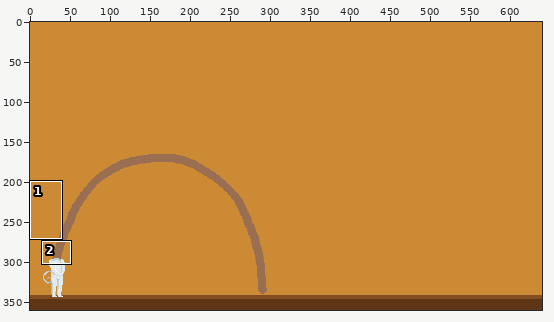
Two states of a pixel-art file, animations-dev/micca-jump-dev.aseprite. The first picture is a wide view before the edit; the outline marks the close-up.
Close-up. Earlier state:
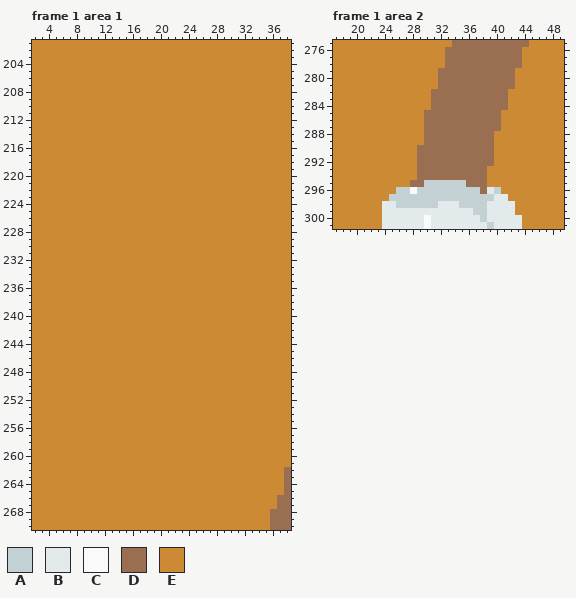
640x360 pixels, 12 frames. Shown: frame 1 area 1: x 2..38, y 201..270; frame 1 area 2: x 17..49, y 275..301. The commit also changed other frames or places, which this record leaves out.
Visible layers, top first: "micca-peaceful-side/right leg", "micca-peaceful-side/right arm", "micca-peaceful-side/body", "micca-peaceful-side/left arm", "micca-peaceful-side/left leg", "micca-peaceful-side/tail", "PARABOLA" opacity 30%, "background Copy".
Palette (. is transparent): A #c3d1d4  B #e3eaeb  C #f9fbfa  D #9a6e50  E #cd8a34
Pixels before, frame 1 area 1 (only the part around the change), first column x 2:
201 EEEEEEEEEEEEEEEEEEEEEEEEEEEEEEEEEEEEE
202 EEEEEEEEEEEEEEEEEEEEEEEEEEEEEEEEEEEEE
203 EEEEEEEEEEEEEEEEEEEEEEEEEEEEEEEEEEEEE
204 EEEEEEEEEEEEEEEEEEEEEEEEEEEEEEEEEEEEE
205 EEEEEEEEEEEEEEEEEEEEEEEEEEEEEEEEEEEEE
206 EEEEEEEEEEEEEEEEEEEEEEEEEEEEEEEEEEEEE
207 EEEEEEEEEEEEEEEEEEEEEEEEEEEEEEEEEEEEE
208 EEEEEEEEEEEEEEEEEEEEEEEEEEEEEEEEEEEEE
209 EEEEEEEEEEEEEEEEEEEEEEEEEEEEEEEEEEEEE
210 EEEEEEEEEEEEEEEEEEEEEEEEEEEEEEEEEEEEE
211 EEEEEEEEEEEEEEEEEEEEEEEEEEEEEEEEEEEEE
212 EEEEEEEEEEEEEEEEEEEEEEEEEEEEEEEEEEEEE
213 EEEEEEEEEEEEEEEEEEEEEEEEEEEEEEEEEEEEE
214 EEEEEEEEEEEEEEEEEEEEEEEEEEEEEEEEEEEEE
215 EEEEEEEEEEEEEEEEEEEEEEEEEEEEEEEEEEEEE
216 EEEEEEEEEEEEEEEEEEEEEEEEEEEEEEEEEEEEE
217 EEEEEEEEEEEEEEEEEEEEEEEEEEEEEEEEEEEEE
218 EEEEEEEEEEEEEEEEEEEEEEEEEEEEEEEEEEEEE
219 EEEEEEEEEEEEEEEEEEEEEEEEEEEEEEEEEEEEE
220 EEEEEEEEEEEEEEEEEEEEEEEEEEEEEEEEEEEEE
221 EEEEEEEEEEEEEEEEEEEEEEEEEEEEEEEEEEEEE
222 EEEEEEEEEEEEEEEEEEEEEEEEEEEEEEEEEEEEE
223 EEEEEEEEEEEEEEEEEEEEEEEEEEEEEEEEEEEEE
224 EEEEEEEEEEEEEEEEEEEEEEEEEEEEEEEEEEEEE
225 EEEEEEEEEEEEEEEEEEEEEEEEEEEEEEEEEEEEE
226 EEEEEEEEEEEEEEEEEEEEEEEEEEEEEEEEEEEEE
227 EEEEEEEEEEEEEEEEEEEEEEEEEEEEEEEEEEEEE
228 EEEEEEEEEEEEEEEEEEEEEEEEEEEEEEEEEEEEE
229 EEEEEEEEEEEEEEEEEEEEEEEEEEEEEEEEEEEEE
230 EEEEEEEEEEEEEEEEEEEEEEEEEEEEEEEEEEEEE
231 EEEEEEEEEEEEEEEEEEEEEEEEEEEEEEEEEEEEE
232 EEEEEEEEEEEEEEEEEEEEEEEEEEEEEEEEEEEEE
233 EEEEEEEEEEEEEEEEEEEEEEEEEEEEEEEEEEEEE
234 EEEEEEEEEEEEEEEEEEEEEEEEEEEEEEEEEEEEE
235 EEEEEEEEEEEEEEEEEEEEEEEEEEEEEEEEEEEEE
236 EEEEEEEEEEEEEEEEEEEEEEEEEEEEEEEEEEEEE
237 EEEEEEEEEEEEEEEEEEEEEEEEEEEEEEEEEEEEE
238 EEEEEEEEEEEEEEEEEEEEEEEEEEEEEEEEEEEEE
239 EEEEEEEEEEEEEEEEEEEEEEEEEEEEEEEEEEEEE
240 EEEEEEEEEEEEEEEEEEEEEEEEEEEEEEEEEEEEE
241 EEEEEEEEEEEEEEEEEEEEEEEEEEEEEEEEEEEEE
242 EEEEEEEEEEEEEEEEEEEEEEEEEEEEEEEEEEEEE
243 EEEEEEEEEEEEEEEEEEEEEEEEEEEEEEEEEEEEE
244 EEEEEEEEEEEEEEEEEEEEEEEEEEEEEEEEEEEEE
245 EEEEEEEEEEEEEEEEEEEEEEEEEEEEEEEEEEEEE
246 EEEEEEEEEEEEEEEEEEEEEEEEEEEEEEEEEEEEE
247 EEEEEEEEEEEEEEEEEEEEEEEEEEEEEEEEEEEEE
248 EEEEEEEEEEEEEEEEEEEEEEEEEEEEEEEEEEEEE
249 EEEEEEEEEEEEEEEEEEEEEEEEEEEEEEEEEEEEE
250 EEEEEEEEEEEEEEEEEEEEEEEEEEEEEEEEEEEEE
251 EEEEEEEEEEEEEEEEEEEEEEEEEEEEEEEEEEEEE
252 EEEEEEEEEEEEEEEEEEEEEEEEEEEEEEEEEEEEE
253 EEEEEEEEEEEEEEEEEEEEEEEEEEEEEEEEEEEEE
254 EEEEEEEEEEEEEEEEEEEEEEEEEEEEEEEEEEEEE
255 EEEEEEEEEEEEEEEEEEEEEEEEEEEEEEEEEEEEE
256 EEEEEEEEEEEEEEEEEEEEEEEEEEEEEEEEEEEEE
257 EEEEEEEEEEEEEEEEEEEEEEEEEEEEEEEEEEEEE
258 EEEEEEEEEEEEEEEEEEEEEEEEEEEEEEEEEEEEE
259 EEEEEEEEEEEEEEEEEEEEEEEEEEEEEEEEEEEEE
260 EEEEEEEEEEEEEEEEEEEEEEEEEEEEEEEEEEEEE
261 EEEEEEEEEEEEEEEEEEEEEEEEEEEEEEEEEEEEE
262 EEEEEEEEEEEEEEEEEEEEEEEEEEEEEEEEEEEED
263 EEEEEEEEEEEEEEEEEEEEEEEEEEEEEEEEEEEED
264 EEEEEEEEEEEEEEEEEEEEEEEEEEEEEEEEEEEED
265 EEEEEEEEEEEEEEEEEEEEEEEEEEEEEEEEEEEED
266 EEEEEEEEEEEEEEEEEEEEEEEEEEEEEEEEEEEDD
267 EEEEEEEEEEEEEEEEEEEEEEEEEEEEEEEEEEEDD
268 EEEEEEEEEEEEEEEEEEEEEEEEEEEEEEEEEEDDD
269 EEEEEEEEEEEEEEEEEEEEEEEEEEEEEEEEEEDDD
270 EEEEEEEEEEEEEEEEEEEEEEEEEEEEEEEEEEDDD
Pixels before, frame 1 area 2, first column x 17:
275 EEEEEEEEEEEEEEEEEDDDDDDDDDDDEEEEE
276 EEEEEEEEEEEEEEEEDDDDDDDDDDDEEEEEE
277 EEEEEEEEEEEEEEEEDDDDDDDDDDDEEEEEE
278 EEEEEEEEEEEEEEEEDDDDDDDDDDDEEEEEE
279 EEEEEEEEEEEEEEEDDDDDDDDDDDEEEEEEE
280 EEEEEEEEEEEEEEEDDDDDDDDDDDEEEEEEE
281 EEEEEEEEEEEEEEEDDDDDDDDDDDEEEEEEE
282 EEEEEEEEEEEEEEDDDDDDDDDDDEEEEEEEE
283 EEEEEEEEEEEEEEDDDDDDDDDDDEEEEEEEE
284 EEEEEEEEEEEEEEDDDDDDDDDDDEEEEEEEE
285 EEEEEEEEEEEEEDDDDDDDDDDDEEEEEEEEE
286 EEEEEEEEEEEEEDDDDDDDDDDDEEEEEEEEE
287 EEEEEEEEEEEEEDDDDDDDDDDDEEEEEEEEE
288 EEEEEEEEEEEEEDDDDDDDDDDEEEEEEEEEE
289 EEEEEEEEEEEEEDDDDDDDDDDEEEEEEEEEE
290 EEEEEEEEEEEEDDDDDDDDDDDEEEEEEEEEE
291 EEEEEEEEEEEEDDDDDDDDDDDEEEEEEEEEE
292 EEEEEEEEEEEEDDDDDDDDDDDEEEEEEEEEE
293 EEEEEEEEEEEEDDDDDDDDDDEEEEEEEEEEE
294 EEEEEEEEEEEEDDDDDDDDDDEEEEEEEEEEE
295 EEEEEEEEEEEDDAAAAAADDDEEEEEEEEEEE
296 EEEEEEEEEAACAAAAAAAAADBAEEEEEEEEE
297 EEEEEEEEAAAAAAAAAAAAAAABBEEEEEEEE
298 EEEEEEEBBAAAAAABBBAAAABBBBEEEEEEE
299 EEEEEEEBBBBBBBBBBBBBAABBBBEEEEEEE
300 EEEEEEEBBBBBBCBBBBBBBABBBBBEEEEEE
301 EEEEEEEBBBBBBCBBBBBBBBABBBBEEEEEE
Now the later version:
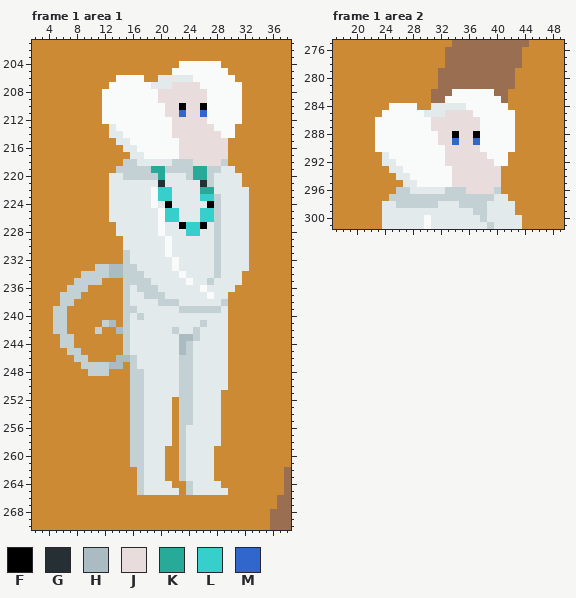
Colours new in this view: F #000000  G #252f34  H #aabbc1  J #e9dcdc  K #27aa97  L #36cfcc  M #3166cc
Edits made:
layer "micca-still" now shown
layer "micca-peaceful-jump-dev Copy/left arm" added
layer "micca-peaceful-jump-dev Copy/body" added
layer "micca-peaceful-jump-dev Copy/right arm" added
layer "micca-peaceful-jump-dev Copy/head/hair2" added
layer "micca-peaceful-jump-dev Copy/head/face" added
layer "micca-peaceful-jump-dev Copy/head/hair1" added
layer "micca-peaceful-side/left arm" removed
layer "micca-peaceful-side/body" removed
layer "micca-peaceful-side/right arm" removed
Changed rows in their new state; - is an unchanged pixel.
Frame 1 area 1, layer "micca-still":
first column x 5:
204 ------------------CCCCCC----
205 -----------------CCCCCCCC---
206 ---------CCCC--BBBBBCCCCCC--
207 --------CCCCCCBBBJJJJCCCCCC-
208 -------CCCCCCCCJJJJJJJCCCCC-
209 -------CCCCCCCCJJJJJJJCCCCC-
210 -------CCCCCCCCCJJFJJFCCCCC-
211 -------CCCCCCCCCJJMJJMCCCCC-
212 -------CCCCCCCCCCJJJJJCCCCC-
213 --------BCCCCCCCCJJJJJJCCC--
214 --------BBCCCCCCCJJJJJJJCC--
215 ---------BBCCCCCCCJJJJJJJ---
216 ----------BBCCCCCCJJJJJJJ---
217 -----------BBCCCCCJJJJJJJ---
218 ----------AABBBBBAAAJJJJA---
219 ---------AAAAAKKAAAAKKAABB--
220 --------BBAAAAAKBBBAKKABBBB-
221 --------BBBBBBBGBBBBBGABBBB-
222 --------BBBBBBCLLBBBBKKBBBBB
223 --------BBBBBBCLLBBBBLLABBBB
224 --------BBBBBBCBFBBBBBFABBBB
225 --------BBBBBBBCLLBBBLLABBBB
226 --------BBBBBBBCLLBBBLLABBBB
227 ---------BBBBBBCBBFLLFBABBBB
228 ---------BBBBBBCBBBLLBBABBBB
229 ----------BBBBBBCBBBBBBABBBB
230 ----------BBBBBBCBBBBBBABBBB
231 ----------ABBBBBCBBBBBBABBBB
232 ----------ABBBBBBCBBBBBABBBB
233 ------AAHHAABBBBBCBBBBBABBBB
234 ----AAAAHHAAABBBBBCBBBBABBB-
235 ---AAAA---AAAABBBBBCBBABBBB-
236 --AAA-----ABAAABBBBBBCBBBB--
237 -AAA------ABBAAABBBBBBCBB---
238 -AA-------ABBBBAAABBBBBBA---
239 AA--------AABBBBBBAAAAAAB---
240 AA--------ABABBBBBBBBBBBB---
241 AA-----AH-ABBBBBBBBBBABBB---
242 AA----A--HABBBBBBABBABBBB---
243 -AA-------ABBBBBBBHHABBBB---
244 -AA-------ABBBBBBBHABBBBB---
245 --AA------ABBBBBBBHABBBBB---
246 ---AA----HHABBBBBBAABBBBB---
247 ----AAAAHH-ABBBBBBAABBBBB---
248 -----AAA---AABBBBBAABBBBB---
249 -----------AABBBBBAABBBBB---
250 -----------AABBBBBAABBBBB---
251 -----------AABBBBBAABBBB----
252 -----------AABBBB-AABBBB----
253 -----------AABBBB-AABBBB----
254 -----------AABBBB-AABBBB----
255 -----------AABBBB-AABBBB----
256 -----------AABBBB-ABBBBB----
257 -----------AABBBB-ABBBBB----
258 -----------AABBBB-ABBBBB----
259 -----------AABBB--ABBBB-----
260 -----------AABBB--ABBBB-----
261 -----------AABBB--ABBBB-----
262 ------------ABBB--ABBBB-----
263 ------------ABBB--ABBBB-----
264 ------------ABBBB--ABBBB----
265 ------------ABBBBB-ABBBBB---
Frame 1 area 2, layers "micca-peaceful-jump-dev Copy/head/hair1", "micca-peaceful-jump-dev Copy/head/face", "micca-peaceful-jump-dev Copy/head/hair2":
first column x 23:
282 -----------CCCCCC---
283 ----------CCCCCCCC--
284 --CCCC--BBBBBCCCCCC-
285 -CCCCCCBBBJJJJCCCCCC
286 CCCCCCCCJJJJJJJCCCCC
287 CCCCCCCCJJJJJJJCCCCC
288 CCCCCCCCCJJFJJFCCCCC
289 CCCCCCCCCJJMJJMCCCCC
290 CCCCCCCCCCJJJJJCCCCC
291 -BCCCCCCCCJJJJJJCCC-
292 -BBCCCCCCCJJJJJJJCC-
293 --BBCCCCCCCJJJJJJJ--
294 ---BBCCCCCCJJJJJJJ--
295 ----BBCCCCCJJJJJJJ--
296 -----BBBBB---JJJJ---
